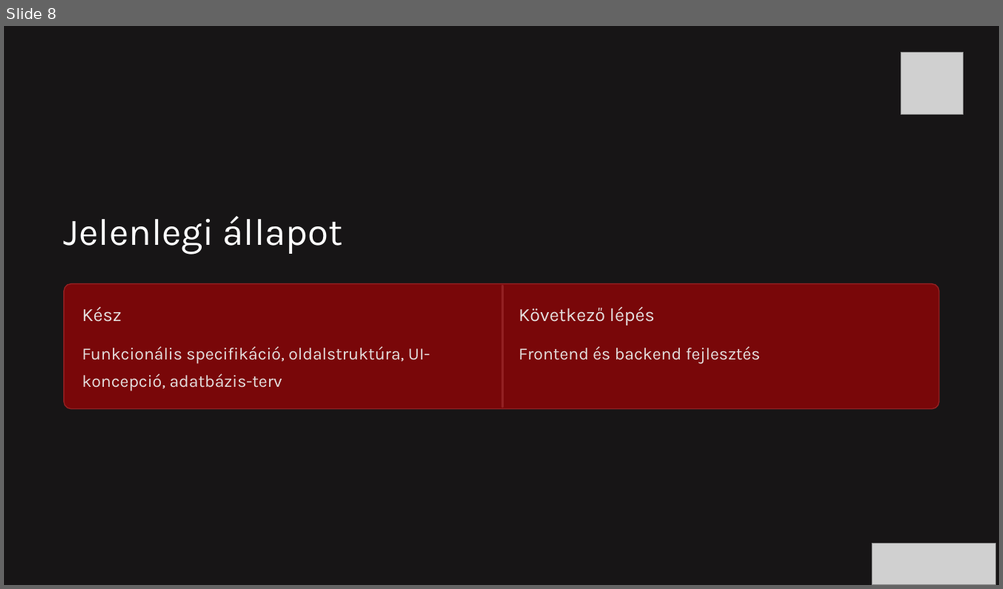
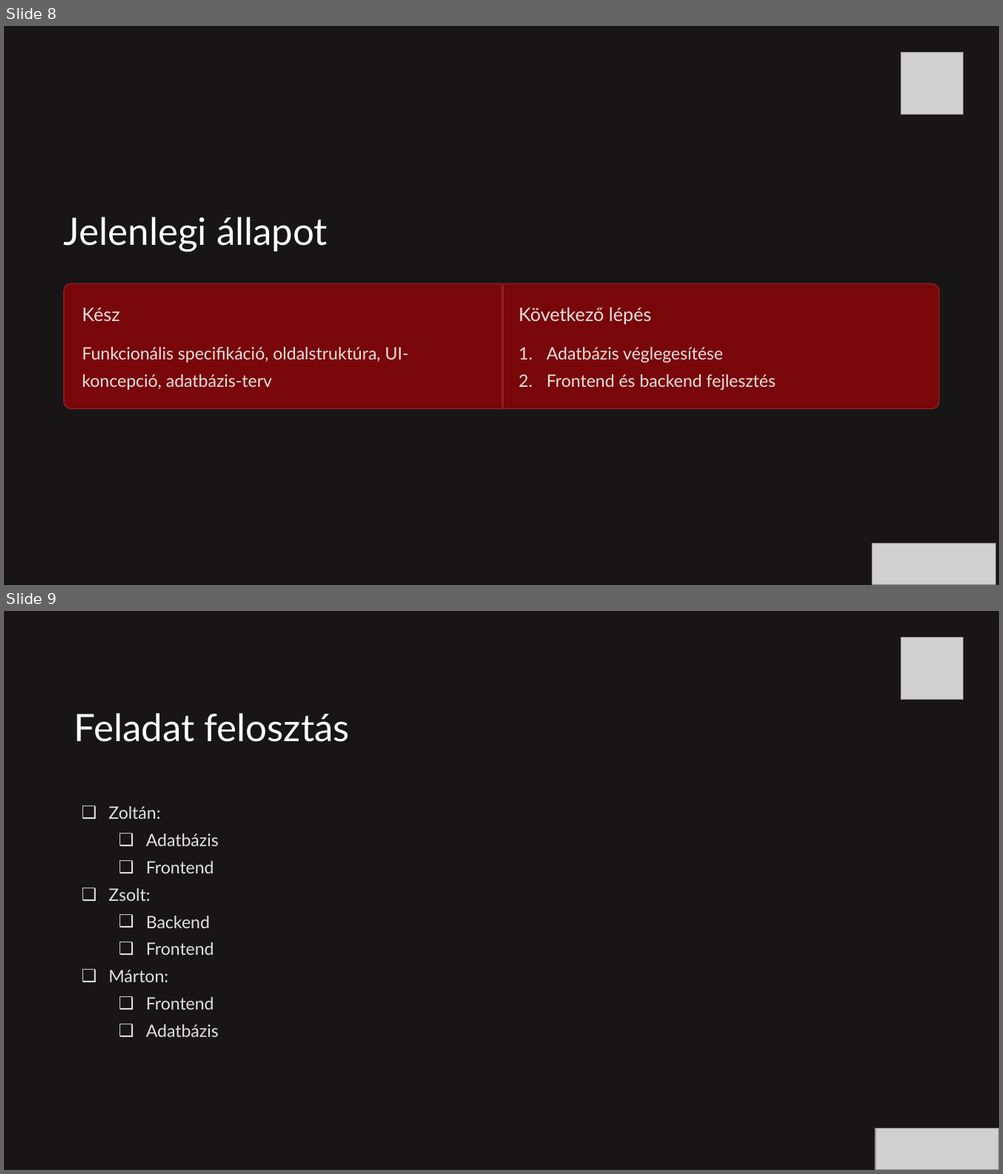
Before and after one commit to pjotr-Blip/Projekt-UjSzem, a slide deck: Uj-Szem.pptx. Shown one above the other, each under a label of ours: slide 8 before the commit, slides 8 and 9 after it. The pictures are 1003x589 and 1003x1174 pixels, drawn with LibreOffice and Linux fonts; fonts in the diff are those of the drawing; grey boxes stand for pictures; background and template pictures are left out. Boxes give left, top, right and bottom in pixels: in the first picture for what was removed or moved away, otherwise in the second. Text is boxed around its words. In the diff, an @@ line names an element or a change of style, - is before the commit and + after.

```diff
--- a/Uj-Szem.pptx
+++ b/Uj-Szem.pptx
@@ slide 9 added at (4,611,999,1170), background picture (left out); not listed: 1 template element that a slide beside it also shows @@
@@ picture added at (901,637,964,700) @@
@@ text added at (74,713,350,742), 36.5 pt, text #FFFFFF @@
+Feladat felosztás
@@ text added at (108,806,219,1037), 16.5 pt, text #E5E0DF @@
+❑ Zoltán:
+    ❑ Adatbázis
+    ❑ Frontend
+❑ Zsolt:
+    ❑ Backend
+    ❑ Frontend
+❑ Márton:
+    ❑ Frontend
+    ❑ Adatbázis
@@ picture added at (876,1129,999,1170) @@
@@ slide 8 changed as well @@
@@ font Karla to Lato in 4 elements at (64,217,327,252), (82,307,119,321), (82,347,409,390), (518,307,652,325) @@
@@ text at (546,347,723,363): paragraph added @@
+1. Adatbázis véglegesítése
@@ text at (546,375,776,390): font Karla to Lato in "Frontend és backend fejlesztés"; bullet none to 1. @@
```
Also in this commit, not shown: 8 other slides changed, 1 slide removed.
